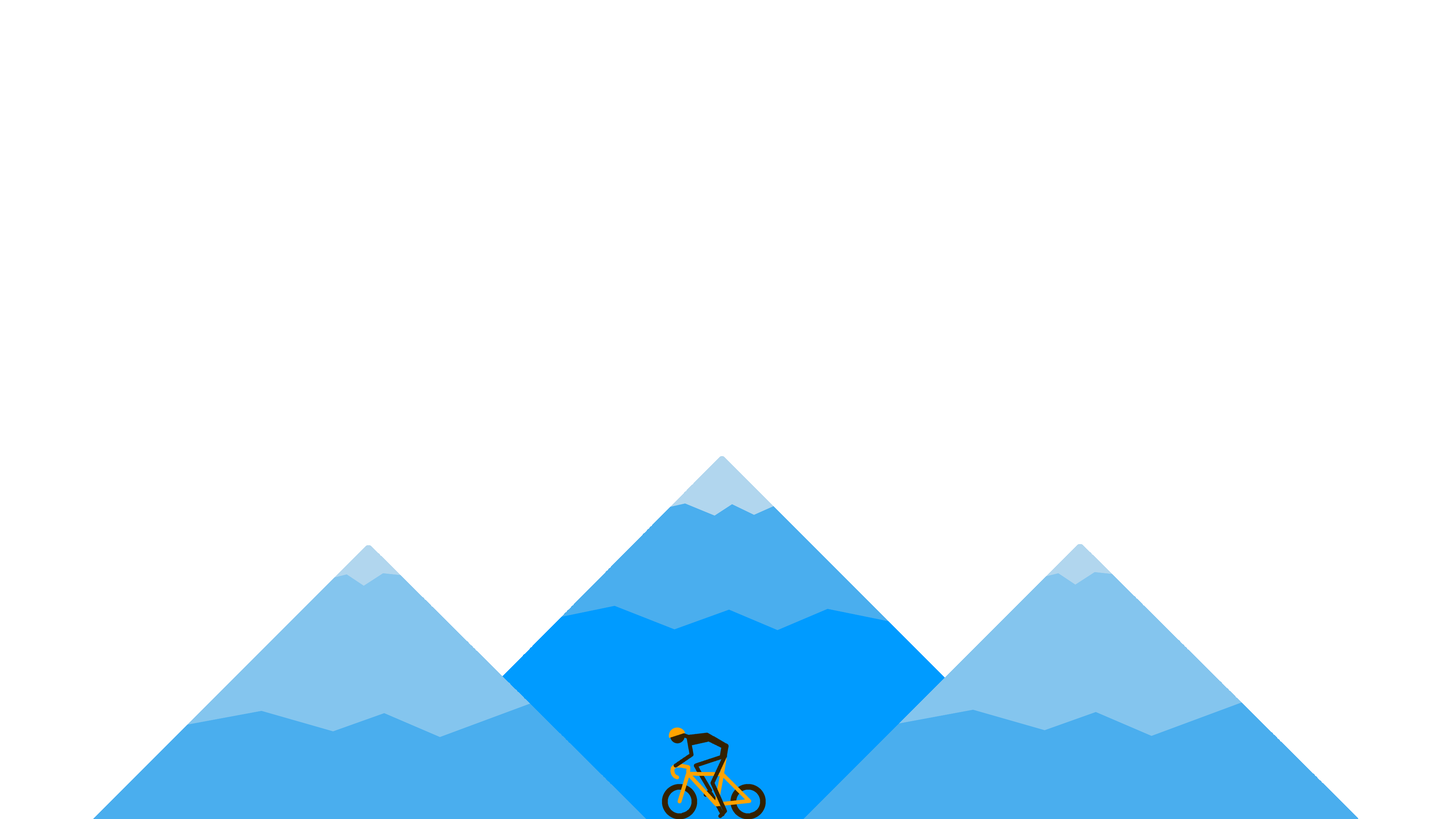
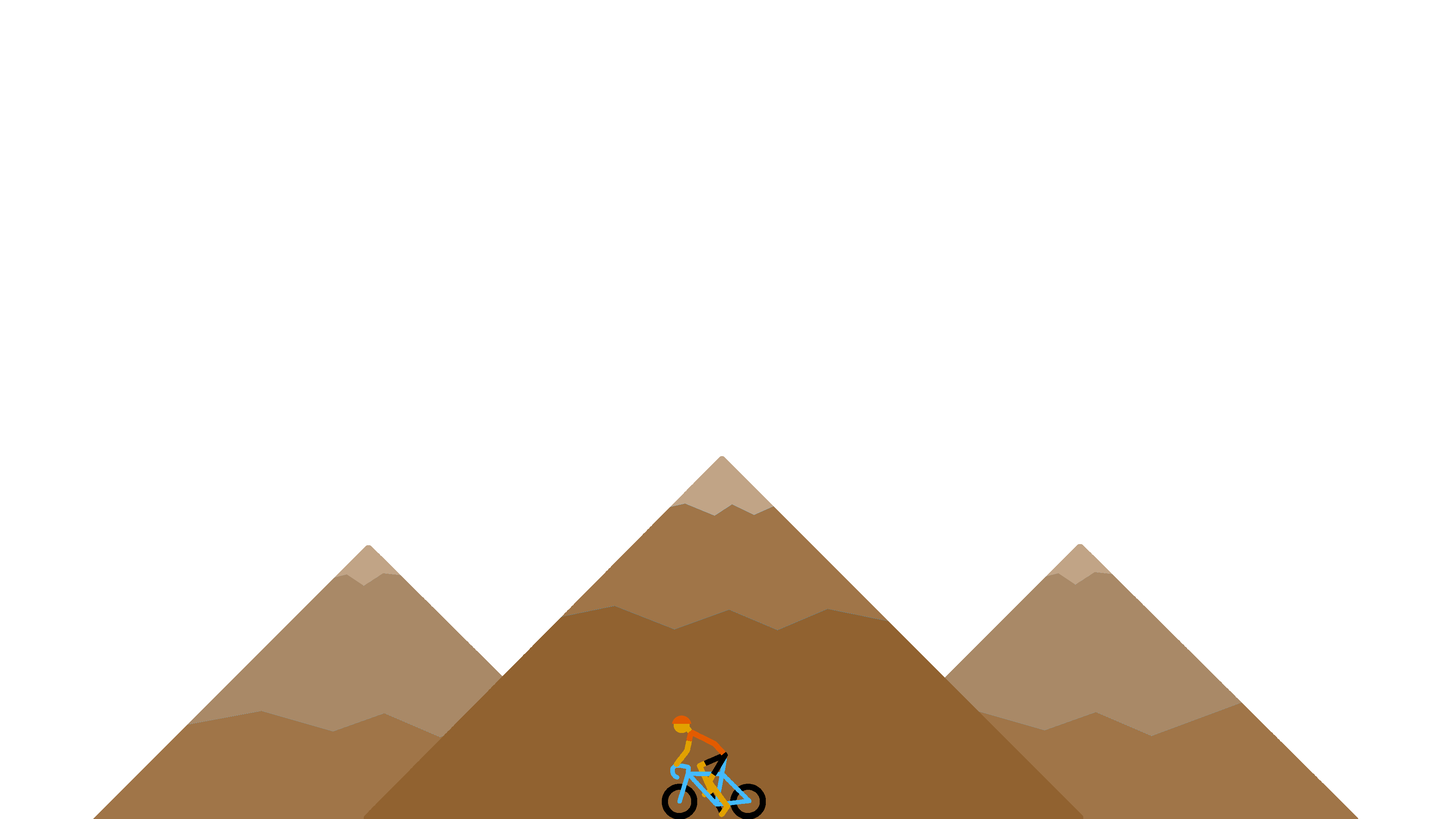
Layered file, before and after one edit (1455 x 819). Changes by layer:
added layer "Hat" in group "bike" over [671, 715, 728, 805]
painted on "Person copy" over [668, 716, 731, 818]
painted on "Frame copy" over [670, 756, 752, 807]
painted on "Person back copy" over [693, 751, 728, 798]
painted on "Pedals copy" over [709, 791, 726, 816]
painted on "Wheels copy" over [661, 783, 766, 819]
added group "Mountains (Brown)" with 3 layers above "Mountains (Blue)" over [93, 455, 1359, 819]
added layer "Middle mountain #1" in group "Mountains (Brown)" over [363, 455, 1084, 819]
added layer "Left #1" in group "Mountains (Brown)" over [93, 544, 647, 819]
added layer "Right #1" in group "Mountains (Brown)" over [803, 543, 1359, 819]
added group "Mountains (Blue)" with 3 layers above "Background" over [93, 455, 1359, 819]
moved "Middle mountain" into group "Mountains (Blue)" over [363, 455, 1084, 819]
moved "Left" into group "Mountains (Blue)" over [93, 544, 647, 819]
moved "Right" into group "Mountains (Blue)" over [803, 543, 1359, 819]
